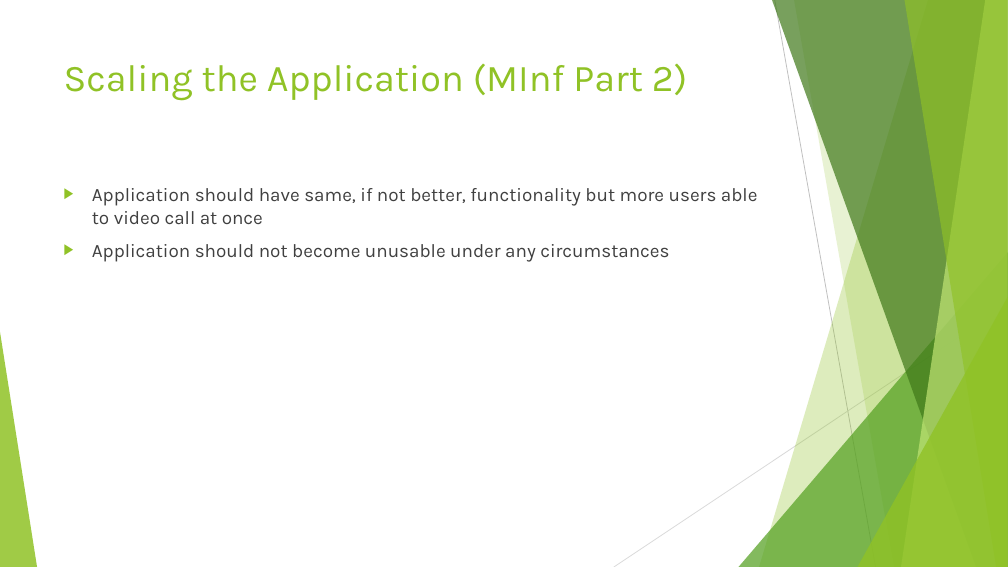
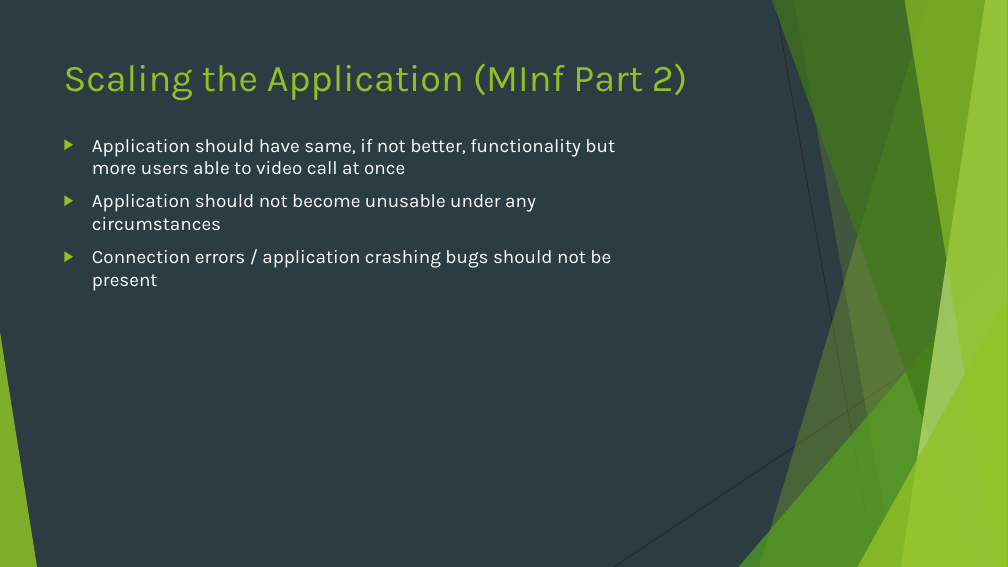
Before and after one commit to L3R4/dynamic-video, a slide deck: slide 3 of Dissertation/Scaling the Dynamic Video Calling Application.pptx. Drawn at 1008x567 pixels with LibreOffice and Linux fonts; fonts in the diff are those of the drawing. Boxes give left, top, right and bottom in pixels: in the first picture for what was removed or moved away, otherwise in the second. Text is boxed around its words. In the diff, an @@ line names an element or a change of style, - is before the commit and + after.

```diff
--- a/Dissertation/Scaling the Dynamic Video Calling Application.pptx
+++ b/Dissertation/Scaling the Dynamic Video Calling Application.pptx
@@ background #FFFFFF to #2C3C43 @@
@@ line (775, 0) - (876, 567): stroke #BFBFBF 0.75 pt to #262626 0.75 pt @@
@@ text "Application should have same, if ...": place and size @@
-text "Application should have same, if ..." at [92,188,758,262]
+text "Application should have same, if ..." at [92,139,615,291]
@@ text at [92,139,615,230]: text colour #404040 to #FFFFFF in "Application should have same, if not better, ...", "Application should not become unusable under any ..." @@
@@ text at [92,250,611,291]: paragraph added @@
+▶ Connection errors / application crashing bugs should not be present
@@ line (1008, 305) - (614, 567): stroke #D9D9D9 0.75 pt to #262626 0.75 pt @@
```
Also in this commit, not shown: 3 other slides changed, 3 slides added, 2 other files.
